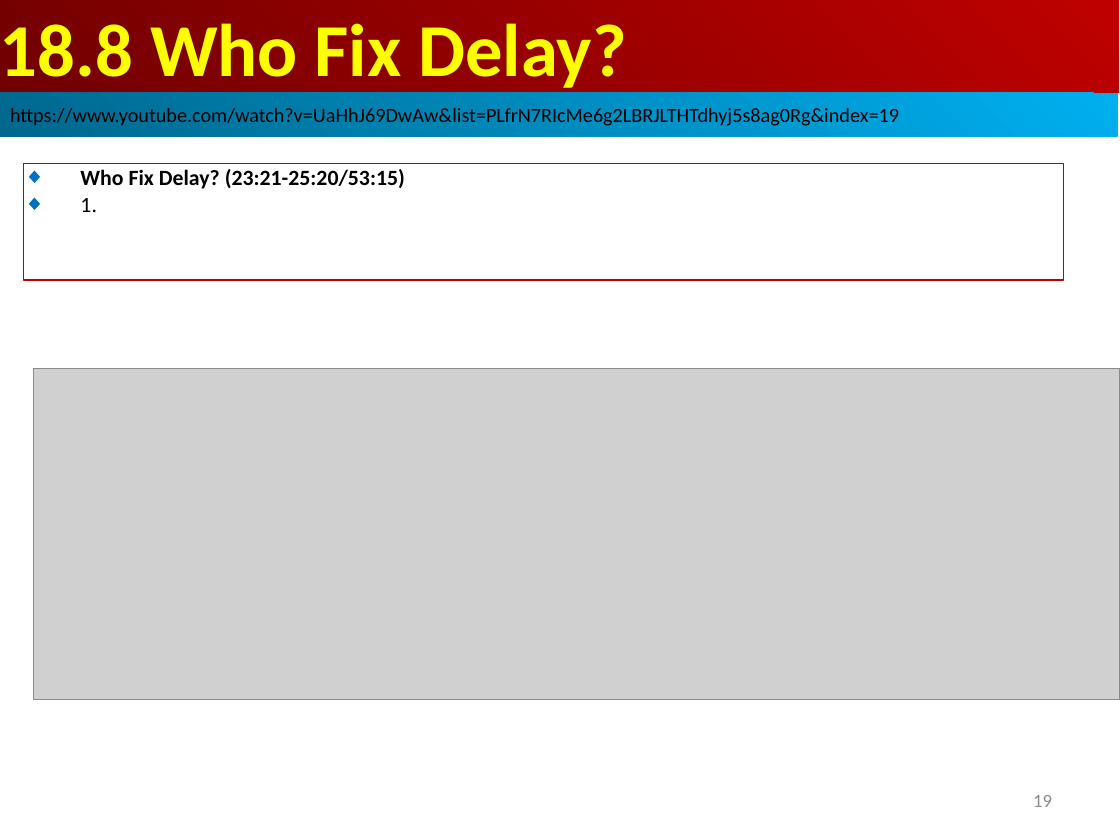
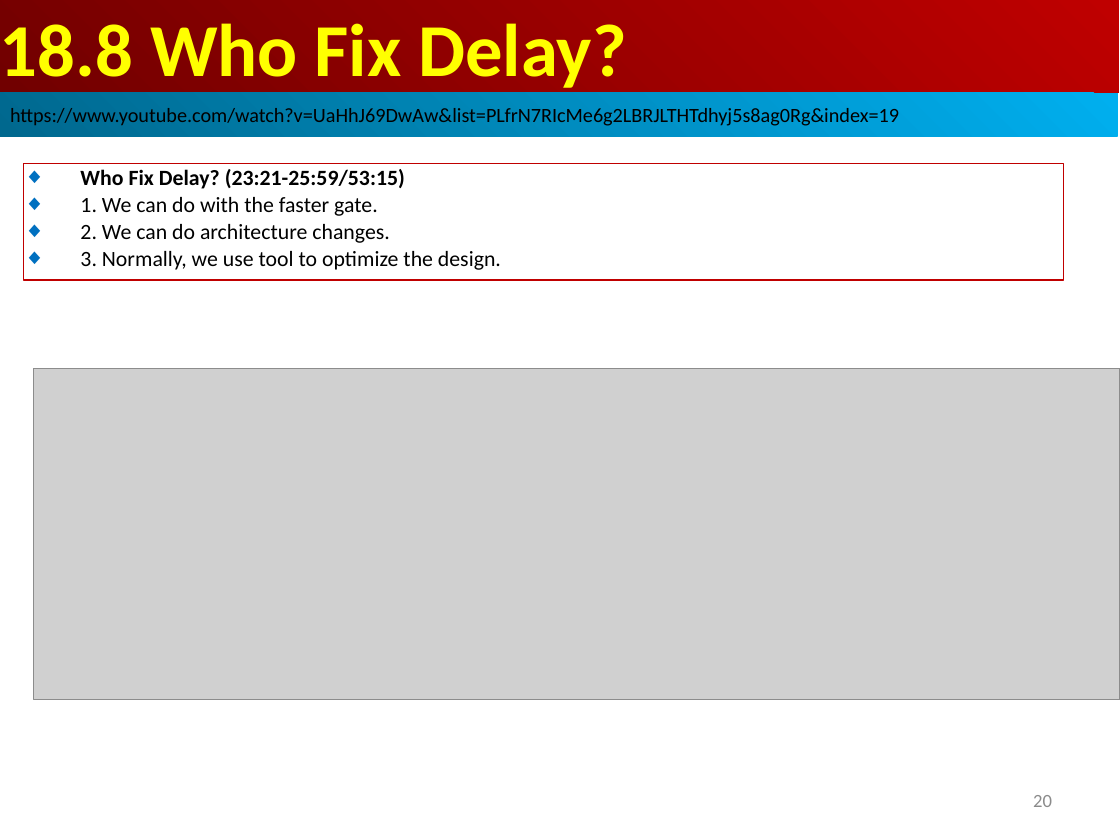
Before and after one commit to peterhchen/AIU_CS800_Chisel, a slide deck: slide 20 of 500_UCSC_HWD/018_Delay/000_Video/018.Delay.ppt (slide 19 before the commit). Drawn at 1120x840 pixels with LibreOffice and Linux fonts; fonts in the diff are those of the drawing; grey boxes stand for pictures. Boxes give left, top, right and bottom in pixels: in the first picture for what was removed or moved away, otherwise in the second. Text is boxed around its words. In the diff, an @@ line names an element or a change of style, - is before the commit and + after.

```diff
--- a/500_UCSC_HWD/018_Delay/000_Video/018.Delay.ppt
+++ b/500_UCSC_HWD/018_Delay/000_Video/018.Delay.ppt
@@ text in rectangle at (x1=80, y1=169, x2=501, y2=270): text changed; bold off @@
-◆ Who Fix Delay? (23:21-25:20/53:15)
-◆ 1.
+◆ Who Fix Delay? (23:21-25:59/53:15)
+◆ 1. We can do with the faster gate.
+◆ 2. We can do architecture changes.
+◆ 3. Normally, we use tool to optimize the design.
@@ page number at (x1=1033, y1=795, x2=1052, y2=807): text changed @@
-19
+20
```
Also in this commit, not shown: 2 other slides changed, 22 slides added.
